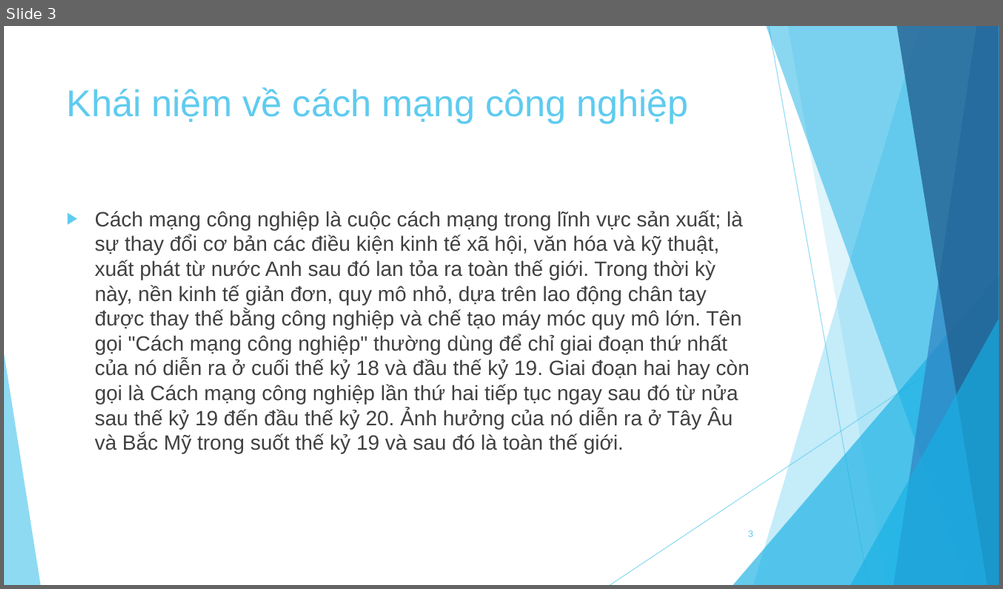
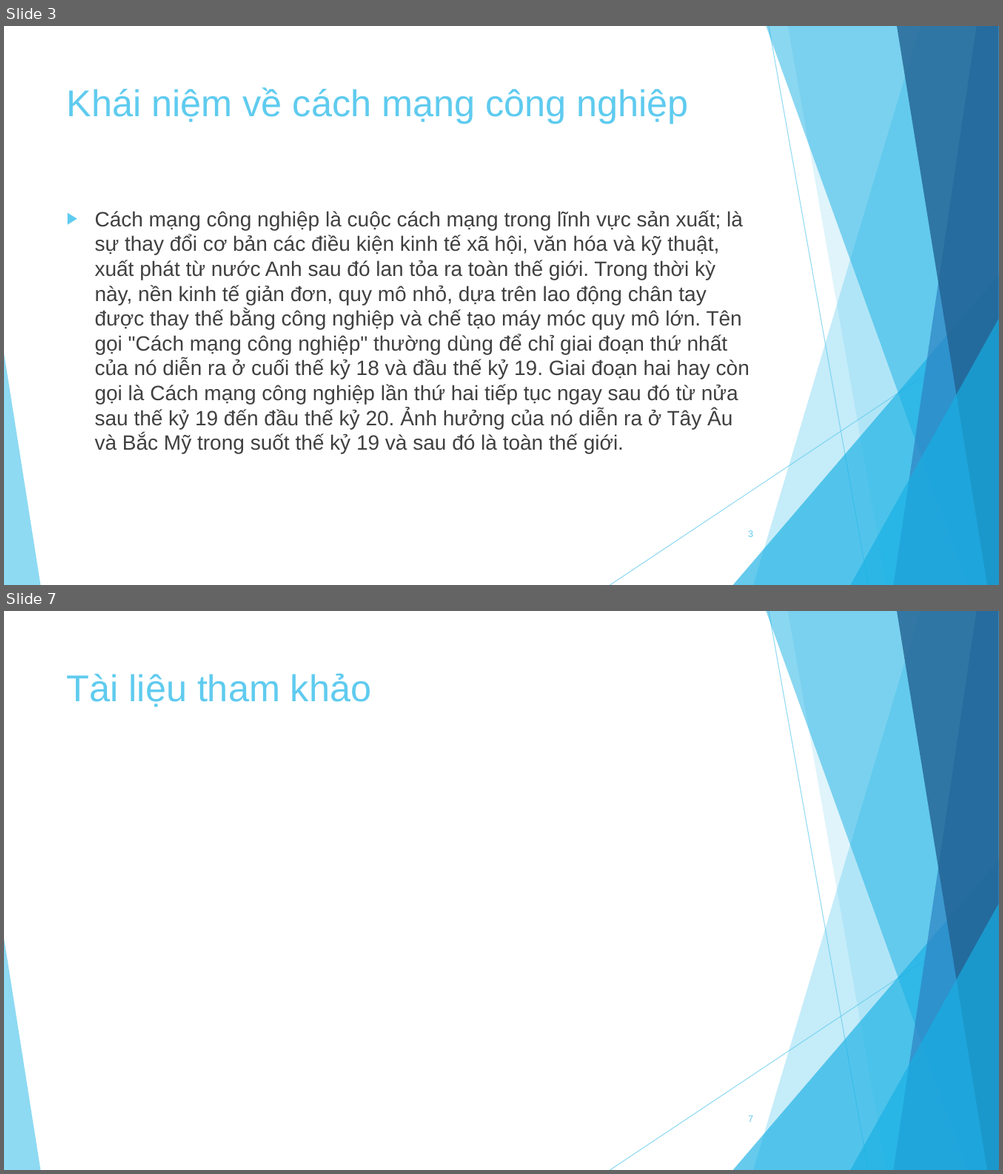
Before and after one commit to knst18ck2/KNST, a slide deck: Báo cáo.pptx. Shown one above the other, each under a label of ours: slide 3 before the commit, slides 3 and 7 after it; the slides between them are not shown. The pictures are 1003x589 and 1003x1174 pixels, drawn with LibreOffice and Linux fonts; fonts in the diff are those of the drawing. Boxes give left, top, right and bottom in pixels: in the first picture for what was removed or moved away, otherwise in the second. Text is boxed around its words. In the diff, an @@ line names an element or a change of style, - is before the commit and + after.

```diff
--- a/Báo cáo.pptx
+++ b/Báo cáo.pptx
@@ slide 7 added at (x1=4, y1=611, x2=999, y2=1170), background #FFFFFF; not listed: 10 template elements that a slide beside it also shows @@
@@ title added at (x1=67, y1=673, x2=371, y2=707), 36 pt, text #5FCBEF @@
+Tài liệu tham khảo
@@ page number added at (x1=748, y1=1116, x2=753, y2=1122), 9 pt, text #5FCBEF @@
+7
```
Also in this commit, not shown: 2 slides changed, 2 other slides added.
